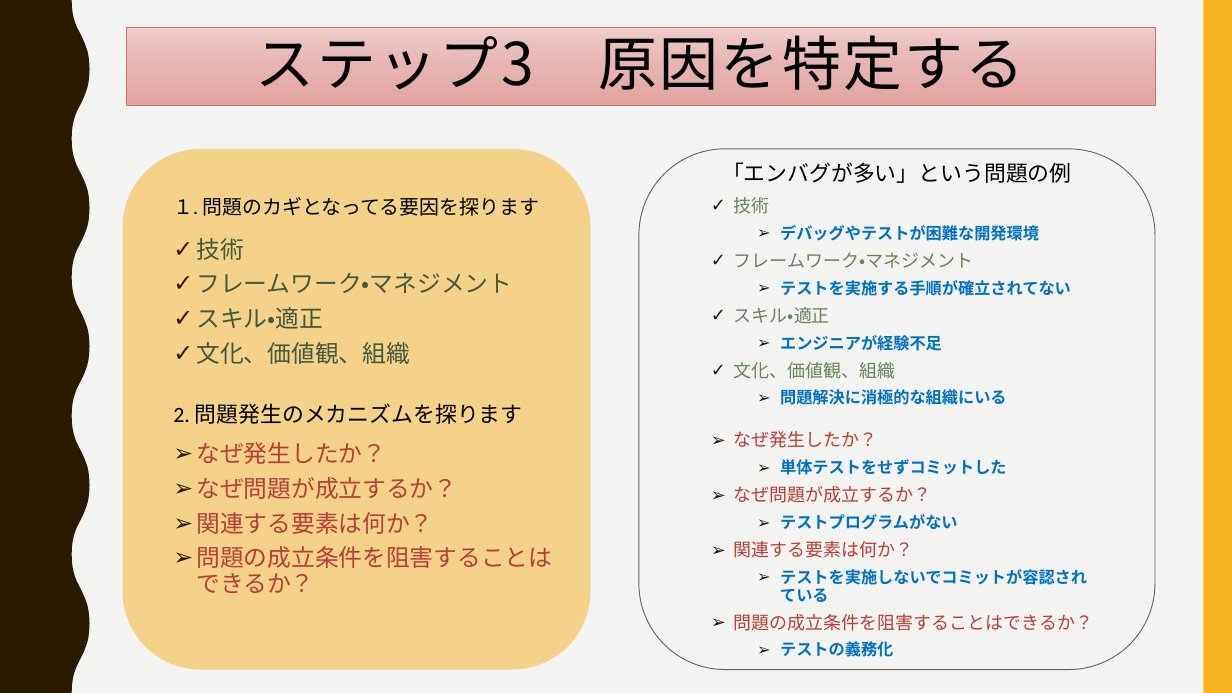
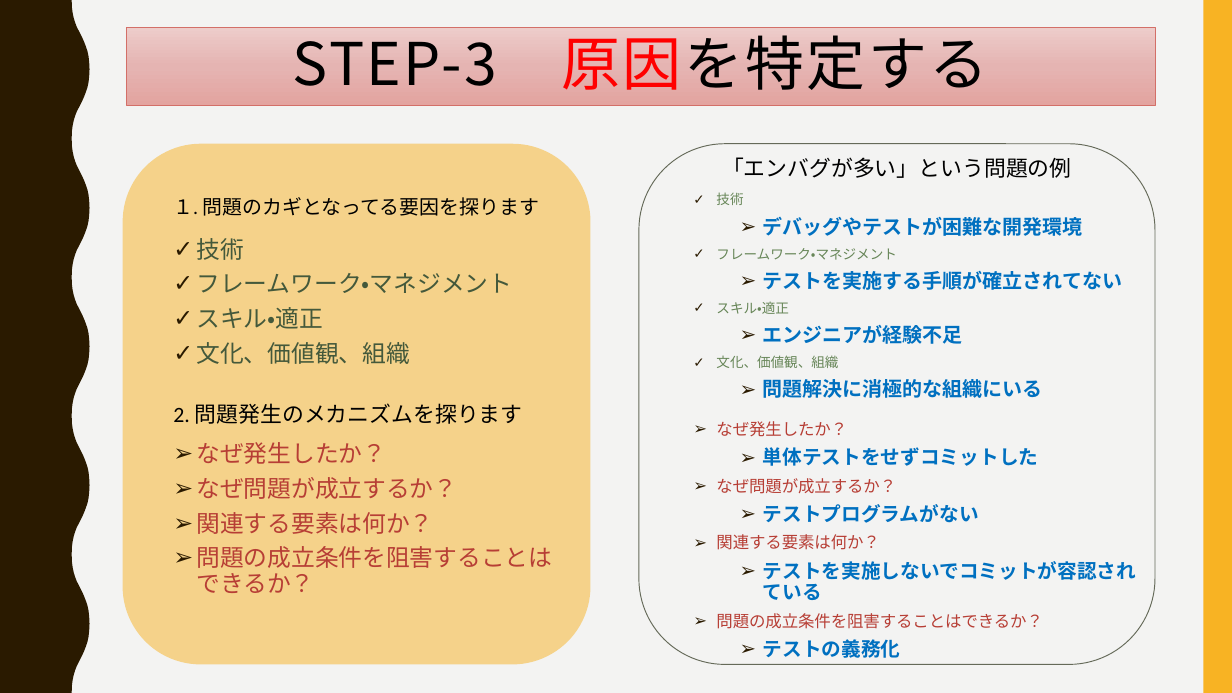
Before and after one commit to ssa-study/documents, a slide deck: slide 6 of ProblemSolvingForEngineer.pptx. Drawn at 1232x693 pixels with LibreOffice and Linux fonts; fonts in the diff are those of the drawing. Boxes give left, top, right and bottom in pixels: in the first picture for what was removed or moved away, otherwise in the second. Text is boxed around its words. In the diff, an @@ line names an element or a change of style, - is before the commit and + after.

```diff
--- a/ProblemSolvingForEngineer.pptx
+++ b/ProblemSolvingForEngineer.pptx
@@ title at [293, 25, 988, 90]: text changed @@
-ステップ3 原因を特定する
+STEP-3 原因を特定する
@@ 2 rounded rectangles, 1 text: place and size @@
-2 rounded rectangles, 1 text at [123, 149, 1155, 669]
+2 rounded rectangles, 1 text at [123, 144, 1155, 665]
@@ text "技術": place and size @@
-text "技術" at [734, 197, 1071, 405]
+text "技術" at [716, 192, 1122, 398]
@@ text "技術" at [716, 192, 1122, 398]: size 14 to 10.6 pt in "技術", "フレームワーク・マネジメント", "スキル・適正", "文化、価値観、組織"; size 12.6 to 15.6 pt in "デバッグやテストが困難な開発環境", "テストを実施する手順が確立されてない", "エンジニアが経験不足", "問題解決に消極的な組織にいる" @@
@@ text "なぜ発生したか？": place and size @@
-text "なぜ発生したか？" at [734, 431, 1094, 657]
+text "なぜ発生したか？" at [716, 421, 1137, 658]
@@ text "なぜ発生したか？" at [716, 421, 1137, 658]: size 14 to 12.8 pt in "なぜ発生したか？", "なぜ問題が成立するか？", "関連する要素は何か？", "問題の成立条件を阻害することはできるか？"; size 12.6 to 15.3 pt in "単体テストをせずコミットした", "テストプログラムがない", "テストを実施しないでコミットが容認されている", "テストの義務化" @@
```
Also in this commit, not shown: 8 other slides changed, 1 other file.
